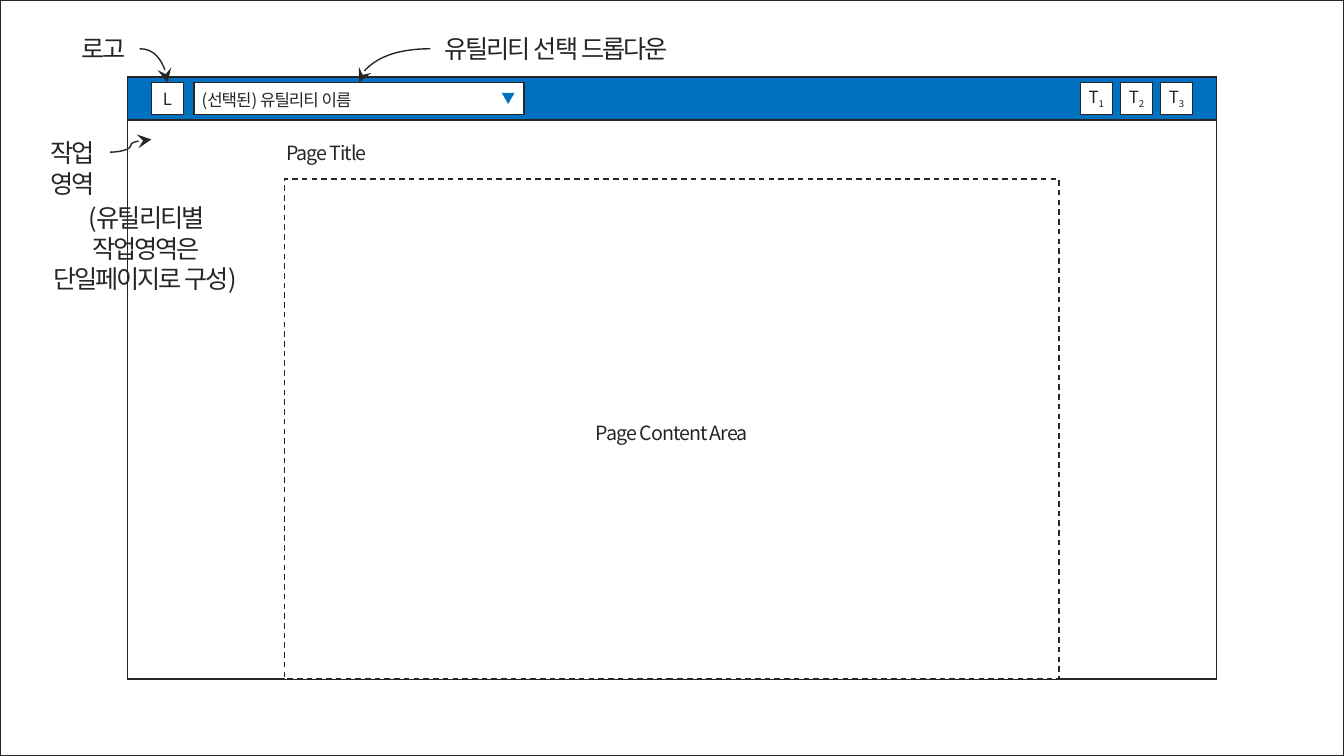
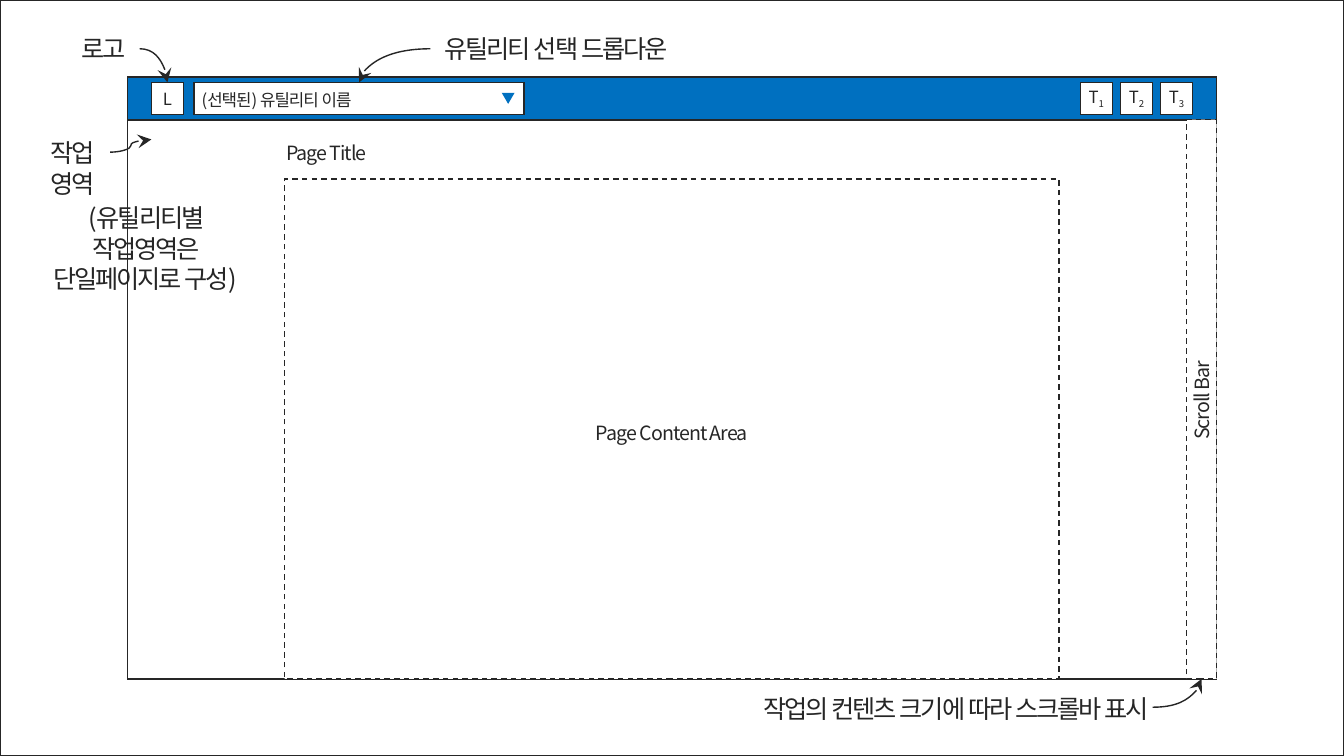
Before and after one commit to AnthonyBaek/sol-link-utility-react-nodejs-skeleton, a slide deck: slide 1 of user-documents/instructions/ui_instruction_pptx.pptx. Drawn at 1344x756 pixels with LibreOffice and Linux fonts; fonts in the diff are those of the drawing. Boxes give left, top, right and bottom in pixels: in the first picture for what was removed or moved away, otherwise in the second. Text is boxed around its words. In the diff, an @@ line names an element or a change of style, - is before the commit and + after.

```diff
--- a/user-documents/instructions/ui_instruction_pptx.pptx
+++ b/user-documents/instructions/ui_instruction_pptx.pptx
@@ rectangle added at (1187,120,1217,680), fill #FFFFFF, outline #262626 1 pt dashed, 14 pt, text #262626 @@
+Scroll Bar
@@ curved arrow added from (1152, 708) to (1202, 680), #262626 1 pt @@
@@ text added at (764,697,1148,720), 18 pt, text #262626 @@
+작업의 컨텐츠 크기에 따라 스크롤바 표시
```
Also in this commit, not shown: 1 slide added, 8 other files.
